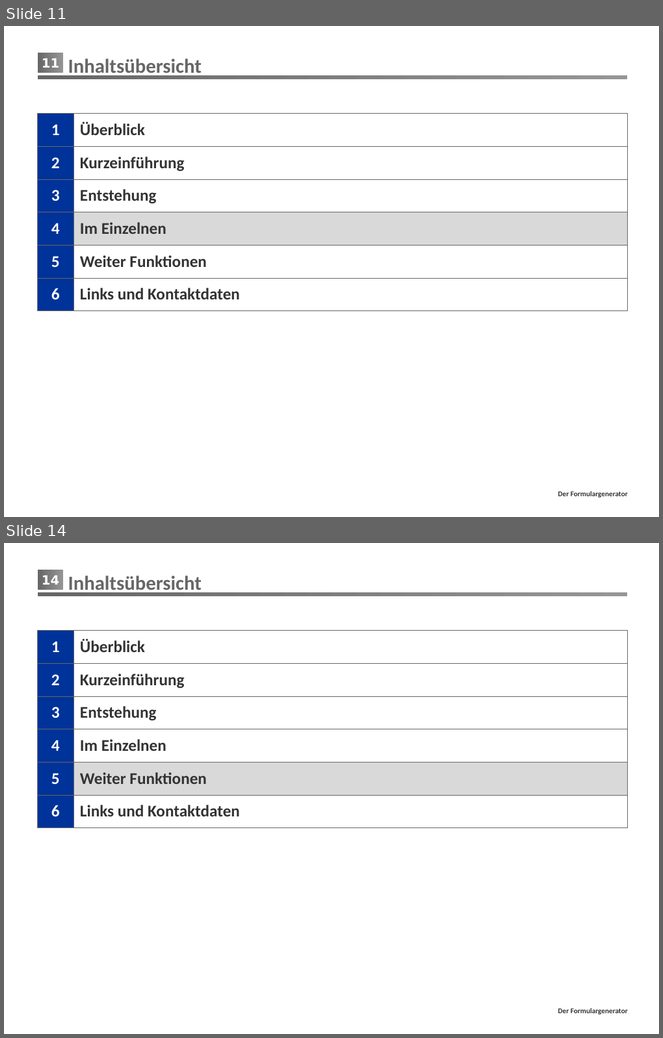
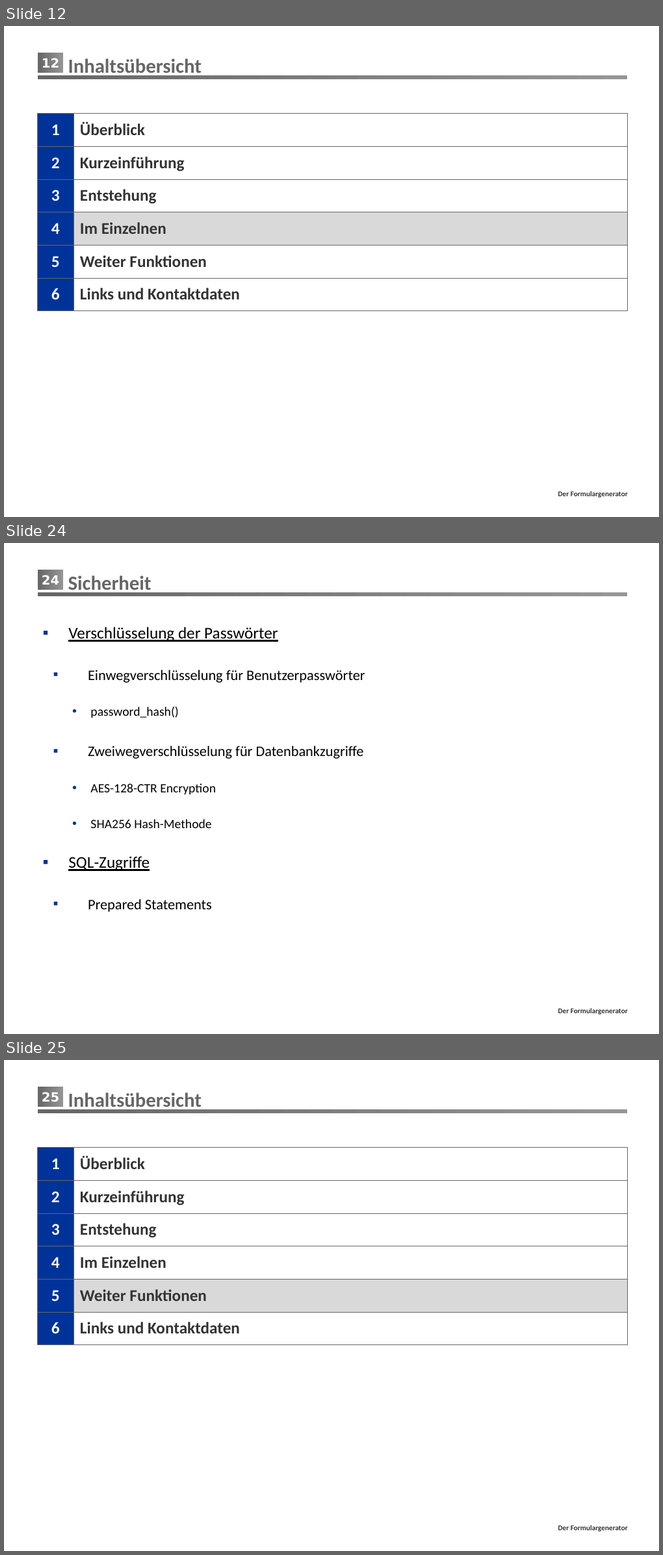
Before and after one commit to mrmorden74/formgen, a slide deck: Präsentation/FormGen.pptx. Shown one above the other, each under a label of ours: slides 11 and 14 before the commit, slides 12, 24 and 25 after it; the slides between them are not shown. The pictures are 663x1038 and 663x1555 pixels, drawn with LibreOffice and Linux fonts; fonts in the diff are those of the drawing; background and template pictures are left out. Boxes give left, top, right and bottom in pixels: in the first picture for what was removed or moved away, otherwise in the second. Text is boxed around its words. In the diff, an @@ line names an element or a change of style, - is before the commit and + after.

```diff
--- a/Präsentation/FormGen.pptx
+++ b/Präsentation/FormGen.pptx
@@ slide 24 added at (x1=4, y1=543, x2=659, y2=1034), background #FFFFFF; not listed: 3 template elements that a slide beside it also shows @@
@@ title added at (x1=68, y1=575, x2=152, y2=595), 22 pt, text #666666, bold @@
+Sicherheit
@@ text added at (x1=68, y1=627, x2=365, y2=912), 16 pt, text #000000 @@
+▪ Verschlüsselung der Passwörter
+  ▪ Einwegverschlüsselung für Benutzerpasswörter
+    • password_hash()
+  ▪ Zweiwegverschlüsselung für Datenbankzugriffe
+    • AES-128-CTR Encryption
+    • SHA256 Hash-Methode
+▪ SQL-Zugriffe
+  ▪ Prepared Statements
@@ what was slide 11 is now slide 12 @@
@@ page number at (x1=42, y1=58, x2=59, y2=68): text changed @@
-11
+12
@@ what was slide 14 is now slide 25 @@
@@ page number at (x1=42, y1=1092, x2=59, y2=1102): text changed @@
-14
+25
```
Also in this commit, not shown: 6 slides changed, 12 other slides added, 1 slide removed, 4 other files.
